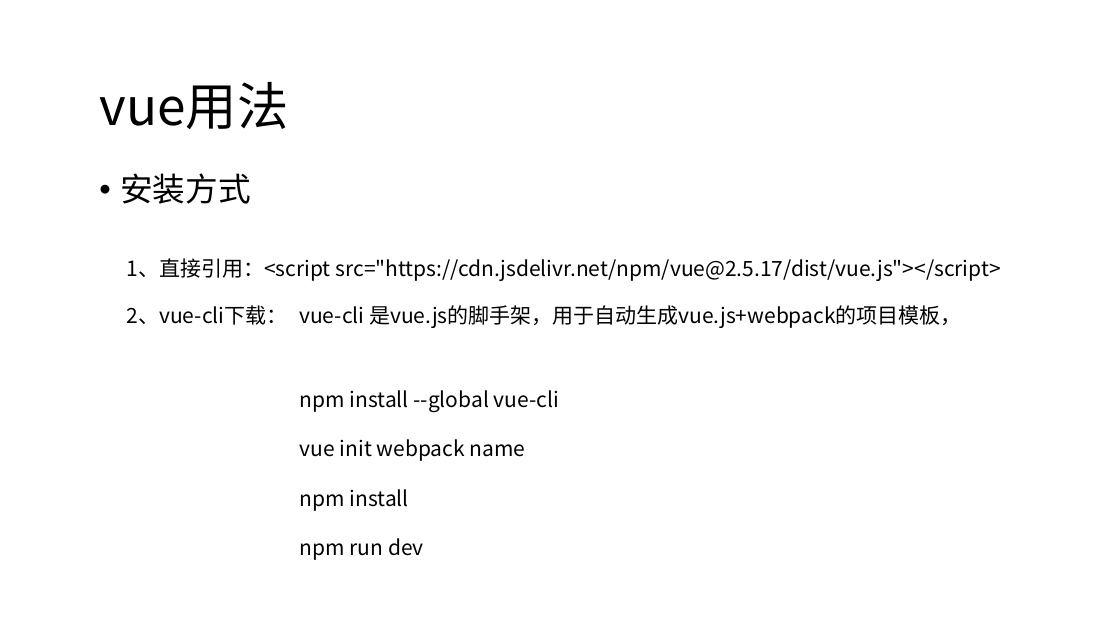
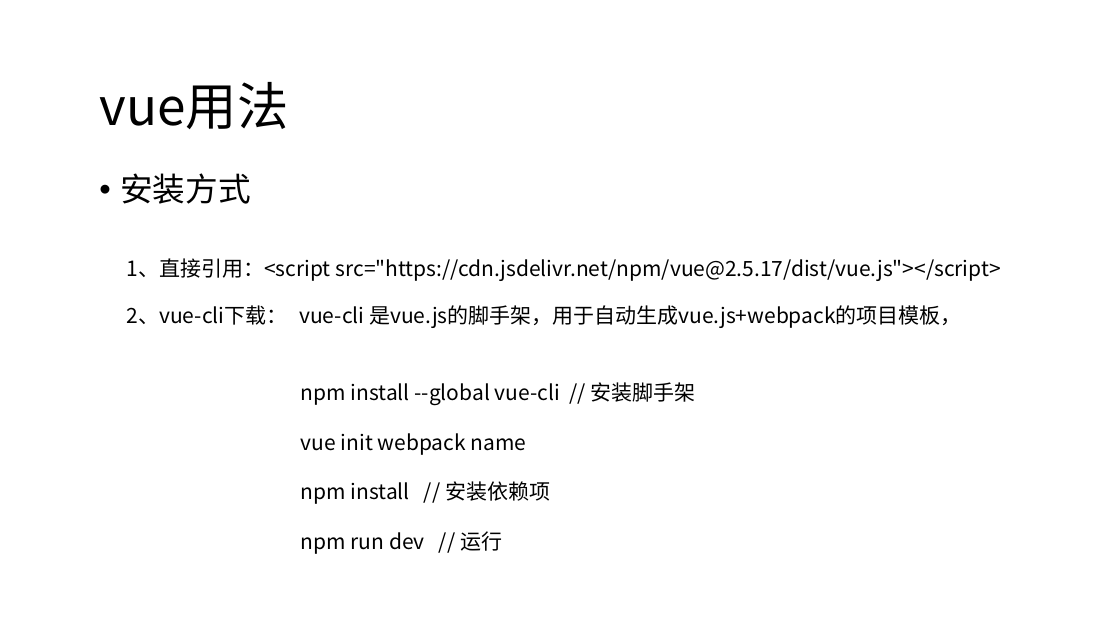
Before and after one commit to candisecandise/gitpractice, a slide deck: slide 23 of 前后端分离初探.pptx. Drawn at 1120x630 pixels with LibreOffice and Linux fonts; fonts in the diff are those of the drawing. Boxes give left, top, right and bottom in pixels: in the first picture for what was removed or moved away, otherwise in the second. Text is boxed around its words. In the diff, an @@ line names an element or a change of style, - is before the commit and + after.

```diff
--- a/前后端分离初探.pptx
+++ b/前后端分离初探.pptx
@@ text at (301,382,696,405): text changed @@
-npm install --global vue-cli
+npm install --global vue-cli // 安装脚手架
@@ text "npm install --global vue-cli // ...": place and size @@
-text "npm install --global vue-cli // ..." at (300,390,559,560)
+text "npm install --global vue-cli // ..." at (301,382,696,554)
@@ text at (301,481,550,554): text changed @@
-npm install
-npm run dev
+npm install // 安装依赖项
+npm run dev // 运行
```
Also in this commit, not shown: 13 other slides changed.
